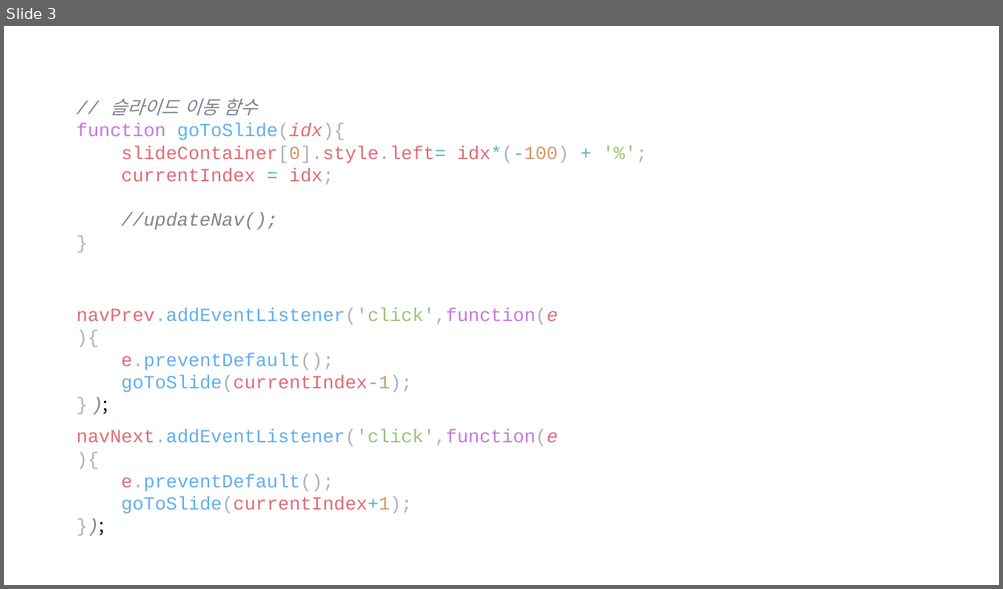
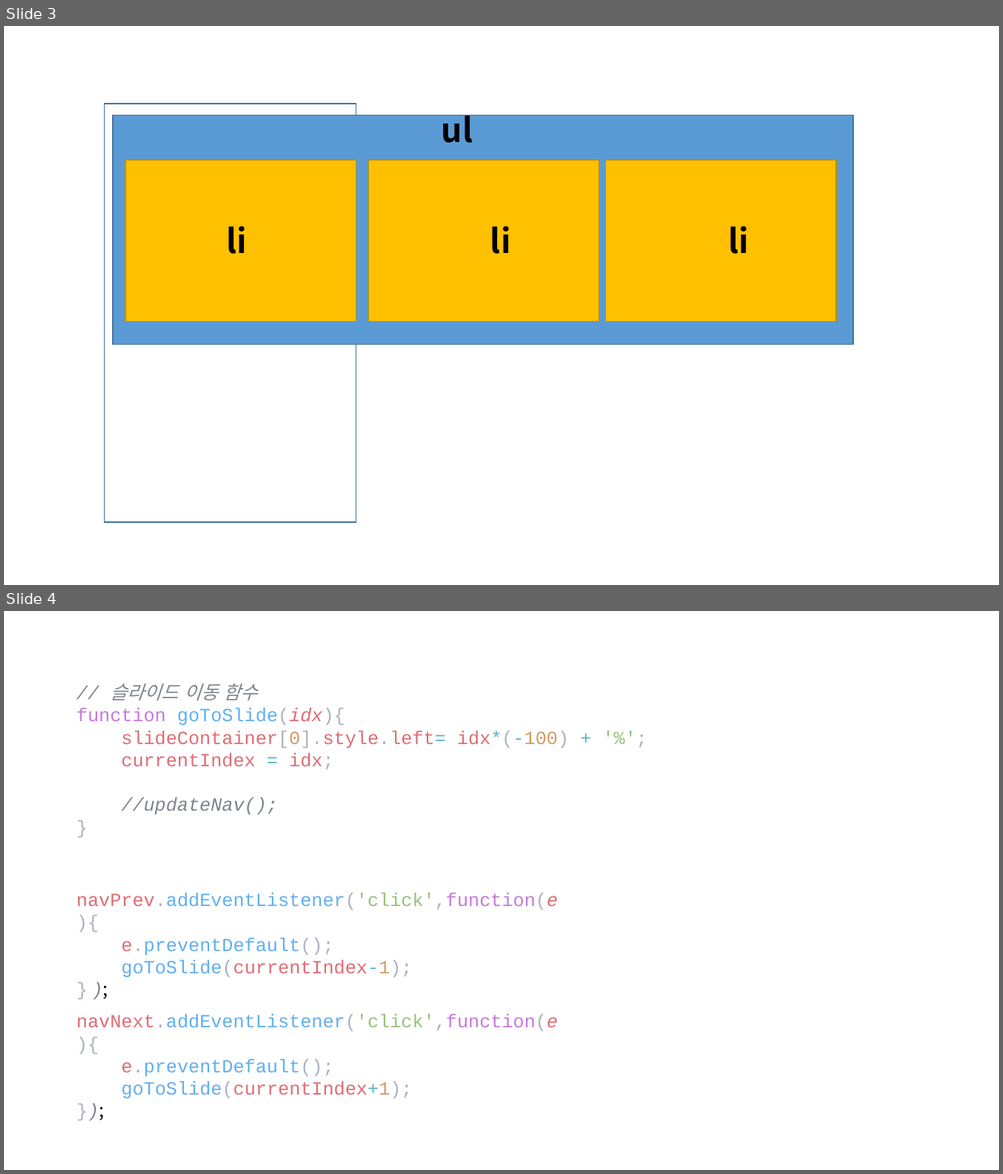
Before and after one commit to lsh58/Javascript, a slide deck: study/ex03_제작/추가내용.pptx. Shown one above the other, each under a label of ours: slide 3 before the commit, slides 3 and 4 after it. The pictures are 1003x589 and 1003x1174 pixels, drawn with LibreOffice and Linux fonts; fonts in the diff are those of the drawing. Boxes give left, top, right and bottom in pixels: in the first picture for what was removed or moved away, otherwise in the second. Text is boxed around its words. In the diff, an @@ line names an element or a change of style, - is before the commit and + after.

```diff
--- a/study/ex03_제작/추가내용.pptx
+++ b/study/ex03_제작/추가내용.pptx
@@ slide 3 added at <box>4,26,999,585</box>, background #FFFFFF @@
@@ rectangle added at <box>104,104,356,523</box>, fill #FFFFFF, outline #43739E 1 pt @@
@@ text added at <box>441,108,473,143</box>, 32 pt, text #000000, bold @@
+ul
@@ rectangle added at <box>113,116,853,345</box>, fill #5B9BD5, outline #43739E 1 pt @@
@@ rectangle added at <box>125,160,356,322</box>, fill #FFC000, outline #BD8E00 1 pt @@
@@ rectangle added at <box>368,160,599,322</box>, fill #FFC000, outline #BD8E00 1 pt @@
@@ rectangle added at <box>606,160,836,322</box>, fill #FFC000, outline #BD8E00 1 pt @@
@@ text added at <box>226,226,247,254</box>, 32 pt, text #000000, bold @@
+li
@@ text added at <box>490,226,511,254</box>, 32 pt, text #000000, bold @@
+li
@@ text added at <box>728,226,748,254</box>, 32 pt, text #000000, bold @@
+li
@@ what was slide 3 is now slide 4 @@
```
Also in this commit, not shown: 2 slides changed, 5 other slides added, 2 slides removed, 1 other file.
